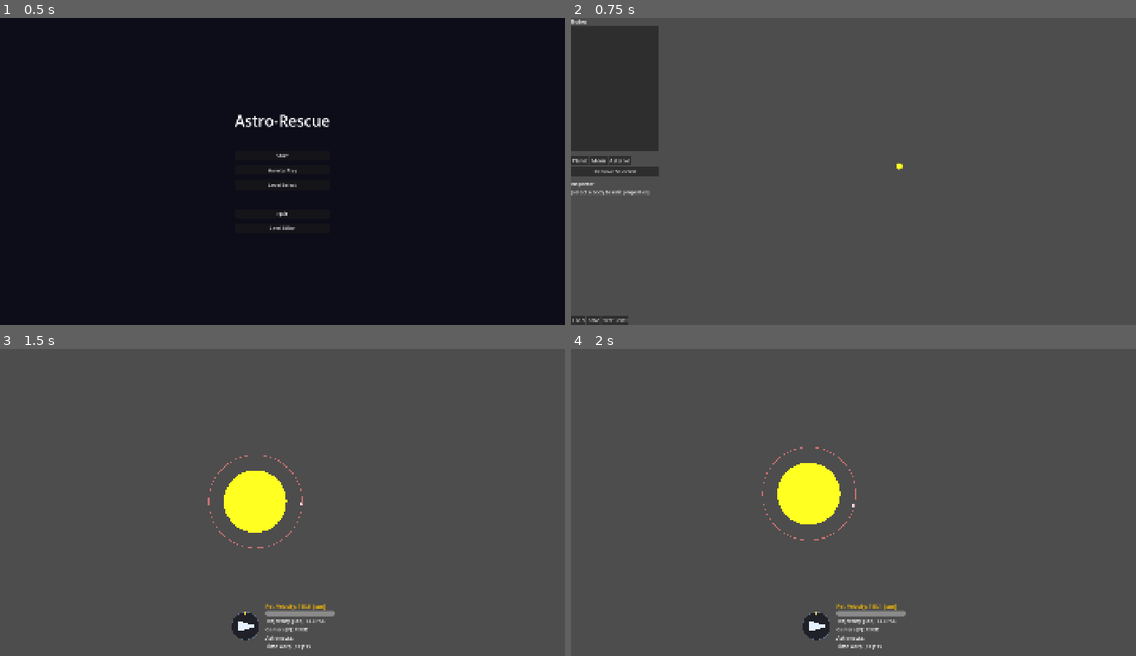
Above: before the commit, frames 1-4 (two rows, left to right).
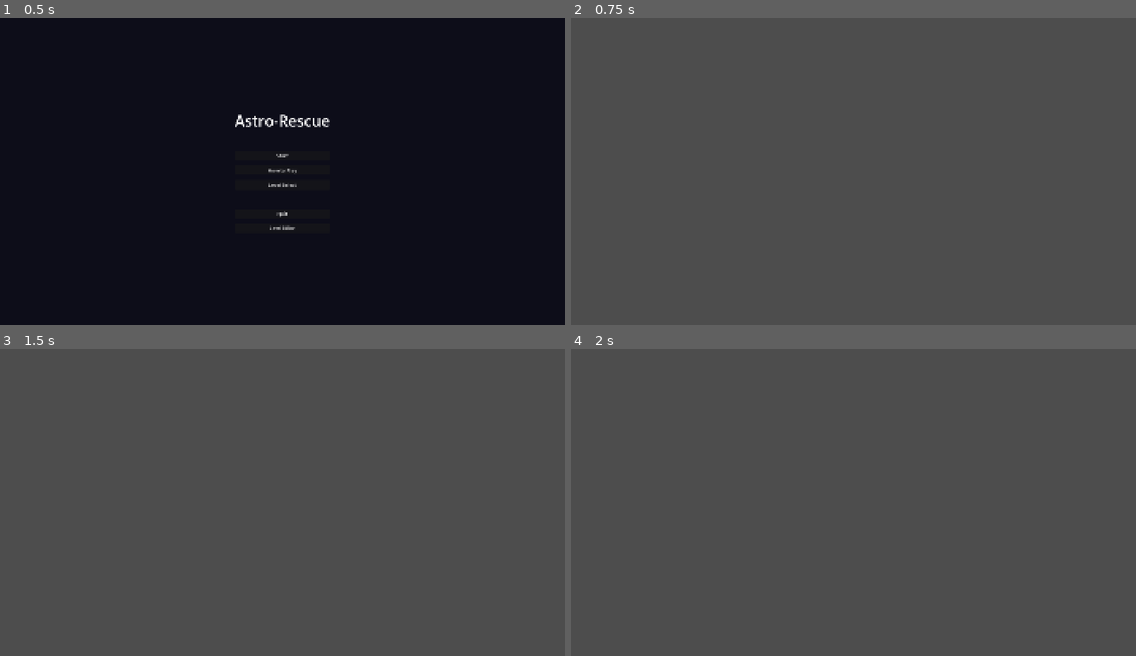
Above: after the commit, the same moments.

Repository: swan-eternal/astrorescue
Game: Godot game, scene res://scenes/main_menu.tscn
Same seed, same stepped clock (60 frames per second), same inputs: the game is played once before the commit and once after it.
Inputs (mouse positions are in pixels of both pictures, inside the frame that each line leads up to):
- Up to frame 1 (0.5 s): no input
- Up to frame 2 (0.75 s): click "Level Editor" at 0.5 s
- Up to frame 3 (1.5 s): click (45, 649) at 1.25 s, where only the run before the commit has a clickable "Test Level"
- Up to frame 4 (2 s): no input

Frame 1 is identical in both runs. In frame 2, 7.4% of the frame differs, in the area x 0-59%, y 0-100%; in frame 3, 2.9%; in frame 4, 2.9%.
Error after the commit: Parse Error: Could not resolve class "LevelLoader", because of a parser error. (res://tools/level_editor/level_editor.gd:810)

Commit message:
chore(tools): editor return path + BodyContainer rename + level_01 gitignore
Cleanup batch — three related small changes + doc refresh, bundled
into one commit per Jason's preference for fewer larger commits.

1) Editor return path (tools/level_editor/level_editor.gd)
   - _input now also handles Esc → change_scene_to_file(main_menu.tscn)
   - No confirmation dialog — the editor doesn't track unsaved changes
     yet, so prompting without tracking would be theatre. User is
     expected to Save before Esc.
   - Closes the workflow gap (previously no way to leave the editor
     without quitting the app).

2) PlanetContainer → BodyContainer rename (4 files)
   - scenes/level.tscn — node renamed
   - scripts/level_loader.gd — get_node_or_null + local var + all 3
     internal references updated; doc comments updated; historical
     context note added near the moon-refactor section
   - tools/level_editor/level_editor.gd — node creation + comment
   - Astro-Rescue.md — architecture tree + Stage 3 description +
     Section 4 marked done
   - The container's actual role is planets + asteroids; moons live
     inside their host planets as scene-tree children. Renaming
     matches the doc to the code (was the last 📦 backlog item).

3) scenes/level_01.tscn in .gitignore
   - File regenerates from Godot's recent-scenes list (.godot/editor/
     editor_layout.cfg), which lists it as open_scenes. The file is
     harmless (loader reads JSON, not the .tscn) but shows up as
     untracked every session.
   - .gitignore entry stops that. If you also want it gone from disk,
     close the tab in Godot and remove it from editor_layout.cfg's
     open_scenes / project_metadata.cfg's scenes arrays.

4) Astro-Rescue.md TODO refresh
   - Status line: 2026-07-07, 43 commits ahead of origin/main
   - Section 2: editor return path marked done
   - Section 4: PlanetContainer rename marked done; .uid policy
     decision resolved (keep tracking — no churn observed)
   - Working tree line + Stage 3 description refreshed

Diff:
--- a/scenes/level.tscn
+++ b/scenes/level.tscn
@@ -13,7 +13,7 @@
 
 [node name="SunContainer" type="Node2D" parent="."]
 
-[node name="PlanetContainer" type="Node2D" parent="."]
+[node name="BodyContainer" type="Node2D" parent="."]
 
 [node name="rocket" parent="." instance=ExtResource("2_rocket")]
 
--- a/scripts/level_loader.gd
+++ b/scripts/level_loader.gd
@@ -85,7 +85,7 @@
 		return
 
 	# Build the scene from the loaded JSON. Pass `get_parent()` (the
-	# level node) as root — it has SunContainer + PlanetContainer as
+	# level node) as root — it has SunContainer + BodyContainer as
 	# direct children, matching what build_scene_from_spec expects.
 	build_scene_from_spec(data, get_parent())
 
@@ -94,27 +94,31 @@
 ## **Public + static** so the upcoming level editor can call it with
 ## an in-memory spec without instantiating a LevelLoader node.
 ##
-## `root` should have `SunContainer` and `PlanetContainer` as direct
+## `root` should have `SunContainer` and `BodyContainer` as direct
 ## children (matches `scenes/level.tscn`). Existing bodies in those
 ## containers are cleared first — calling this twice replaces the
 ## level cleanly (used for live preview in the editor).
+##
+## BodyContainer holds planets AND asteroids (moons are now children
+## of their host planets, not siblings in the container). Renamed
+## from the historical "PlanetContainer" to match its actual role.
 ##
 ## The rocket (in the `"player"` group) is configured from
 ## `spec.get("rocket", {})` if found. The editor can call
 ## `configure_rocket()` directly when it has a specific rocket instance.
 static func build_scene_from_spec(spec: Dictionary, root: Node) -> void:
 	var sun_container: Node = root.get_node_or_null("SunContainer")
-	var planet_container: Node = root.get_node_or_null("PlanetContainer")
-
-	if sun_container == null or planet_container == null:
-		push_error("LevelLoader.build_scene_from_spec: root must have SunContainer + PlanetContainer children")
+	var body_container: Node = root.get_node_or_null("BodyContainer")
+
+	if sun_container == null or body_container == null:
+		push_error("LevelLoader.build_scene_from_spec: root must have SunContainer + BodyContainer children")
 		return
 
 	# Clear existing bodies (idempotent re-build — editor calls this
 	# on every property change for live preview).
 	for child in sun_container.get_children():
 		child.queue_free()
-	for child in planet_container.get_children():
+	for child in body_container.get_children():
 		child.queue_free()
 
 	# Instantiate each body in the spec. Order matters: the sun must
@@ -126,9 +130,9 @@
 			"sun":
 				_instantiate_sun(body_spec, sun_container)
 			"planet":
-				_instantiate_planet(body_spec, planet_container)
+				_instantiate_planet(body_spec, body_container)
 			"asteroid":
-				_instantiate_asteroid(body_spec, planet_container)
+				_instantiate_asteroid(body_spec, body_container)
 			_:
 				push_warning("LevelLoader: unknown body type '%s' (skipped)" % body_type)
 
@@ -265,6 +269,9 @@
 ## PlanetContainer alongside them, and used a `host_planet_name` string
 ## lookup to find their host. The body_label lookup bug (commit
 ## `68bb4ba`) is gone with the new architecture.
+
+Note: "PlanetContainer" was renamed to "BodyContainer" in 2026-07-07
+when the container's actual role expanded to hold asteroids too.
 static func _instantiate_planet_moon(planet: Node2D, spec: Dictionary) -> void:
 	var moon := MOON_SCENE.instantiate()
 	planet.add_child(moon)
--- a/tools/level_editor/level_editor.gd
+++ b/tools/level_editor/level_editor.gd
@@ -213,7 +213,7 @@
 
 
 ## Right panel: SubViewportContainer + SubViewport with a scene tree
-## that matches level.tscn (SunContainer + PlanetContainer as named
+## that matches level.tscn (SunContainer + BodyContainer as named
 ## children of a Node2D root) so LevelLoader.build_scene_from_spec
 ## can find them by name.
 func _build_viewport(parent: Container) -> void:
@@ -239,9 +239,9 @@
 	sun_container.name = "SunContainer"
 	_viewport_root.add_child(sun_container)
 
-	var planet_container := Node2D.new()
-	planet_container.name = "PlanetContainer"
-	_viewport_root.add_child(planet_container)
+	var body_container := Node2D.new()
+	body_container.name = "BodyContainer"
+	_viewport_root.add_child(body_container)
 
 	# Fixed camera at origin, zoomed out so bodies up to ~5000 units
 	# from origin fit in view. Phase 5: user-controllable pan (middle-
@@ -829,6 +829,15 @@
 # meant for sidebar buttons / body list / inspector.
 
 func _input(event: InputEvent) -> void:
+	# Esc returns to the main menu. Works from anywhere in the editor
+	# — no confirmation dialog (the editor doesn't track unsaved
+	# changes, so prompting without tracking would be theatre). If
+	# the user wants to keep their work, they Save before Esc.
+	if event is InputEventKey and event.pressed and event.keycode == KEY_ESCAPE:
+		get_tree().change_scene_to_file("res://scenes/main_menu.tscn")
+		get_viewport().set_input_as_handled()
+		return
+
 	if not (event is InputEventMouseButton or event is InputEventMouseMotion):
 		return
 	# Only handle events over the viewport area — clicks/drags in the
Not shown, changed: .gitignore
Not shown, changed: Astro-Rescue.md
